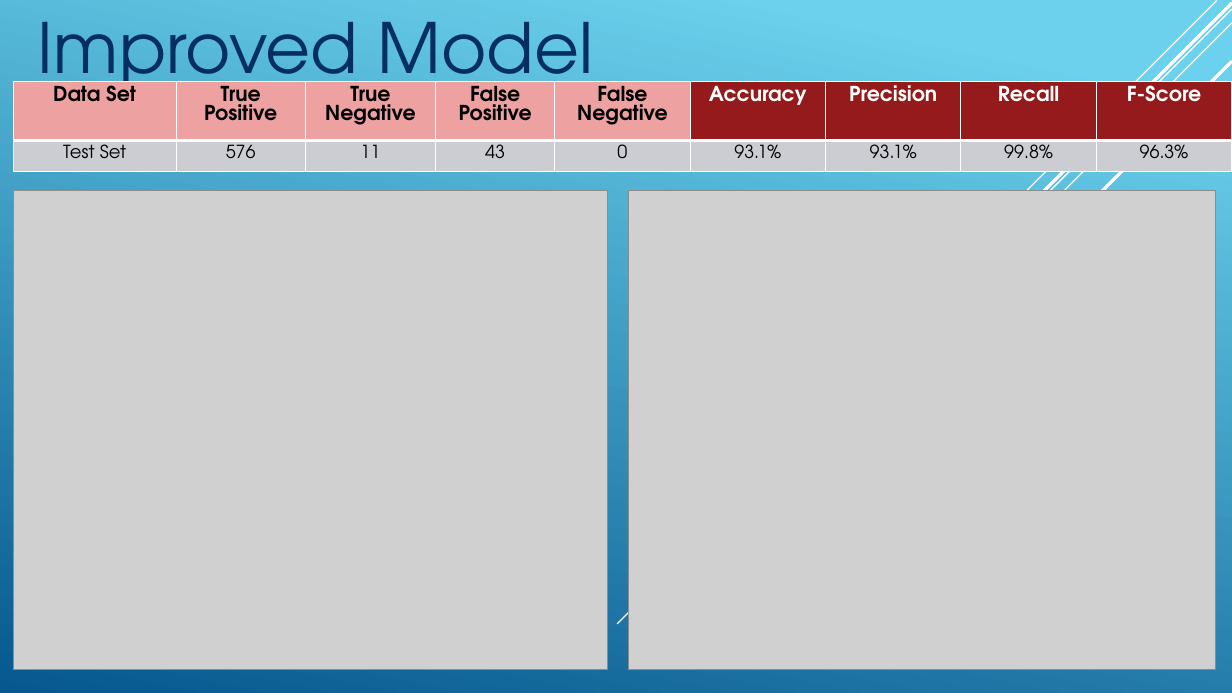
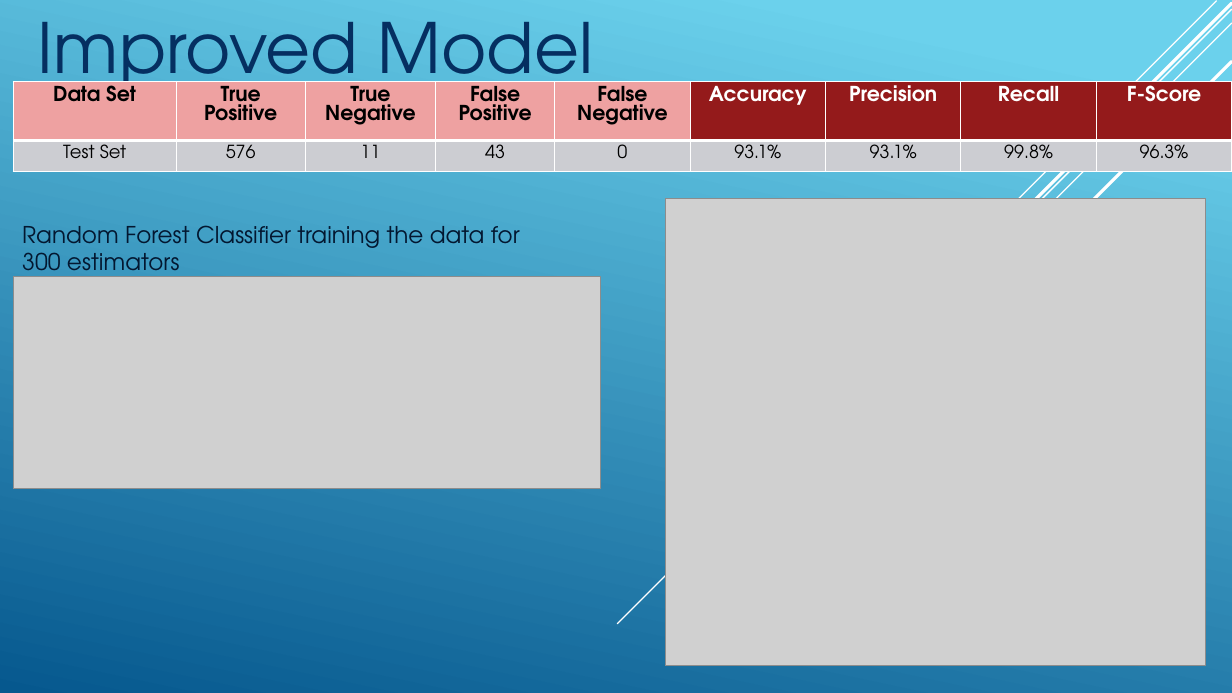
Before and after one commit to sureshmanem/MachineLearningClassification, a slide deck: slide 10 of Decision Trees and Random Forest/Machine Learning Foundation Project.pptx. Drawn at 1232x693 pixels with LibreOffice and Linux fonts; fonts in the diff are those of the drawing; grey boxes stand for pictures. Boxes give left, top, right and bottom in pixels: in the first picture for what was removed or moved away, otherwise in the second. Text is boxed around its words. In the diff, an @@ line names an element or a change of style, - is before the commit and + after.

```diff
--- a/Decision Trees and Random Forest/Machine Learning Foundation Project.pptx
+++ b/Decision Trees and Random Forest/Machine Learning Foundation Project.pptx
@@ picture removed at (x1=13, y1=190, x2=607, y2=670) @@
@@ picture resized from (x1=628, y1=190, x2=1215, y2=670) to (x1=665, y1=198, x2=1206, y2=665) @@
@@ text added at (x1=22, y1=225, x2=520, y2=282), 18 pt, text #031730 @@
+Random Forest Classifier training the data for 300 estimators
@@ picture added at (x1=13, y1=276, x2=600, y2=489) @@
```
Also in this commit, not shown: 4 other slides changed.
